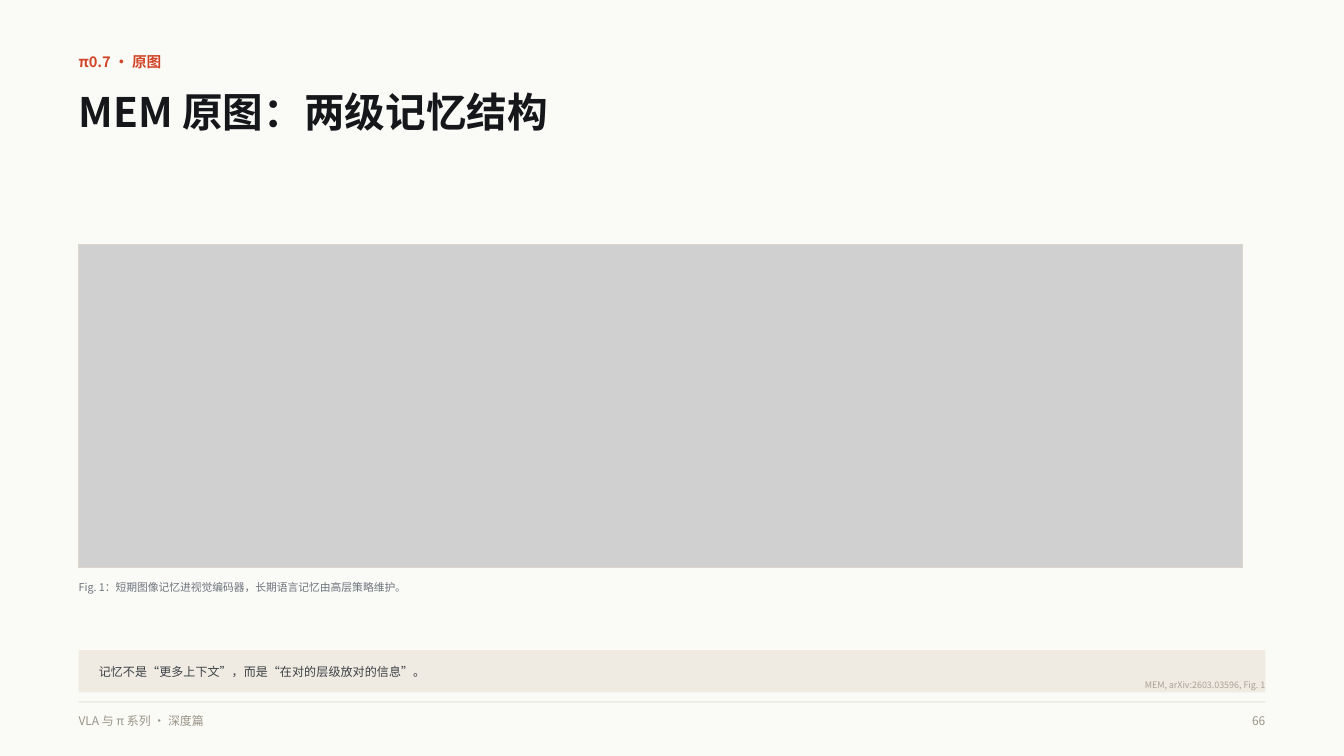
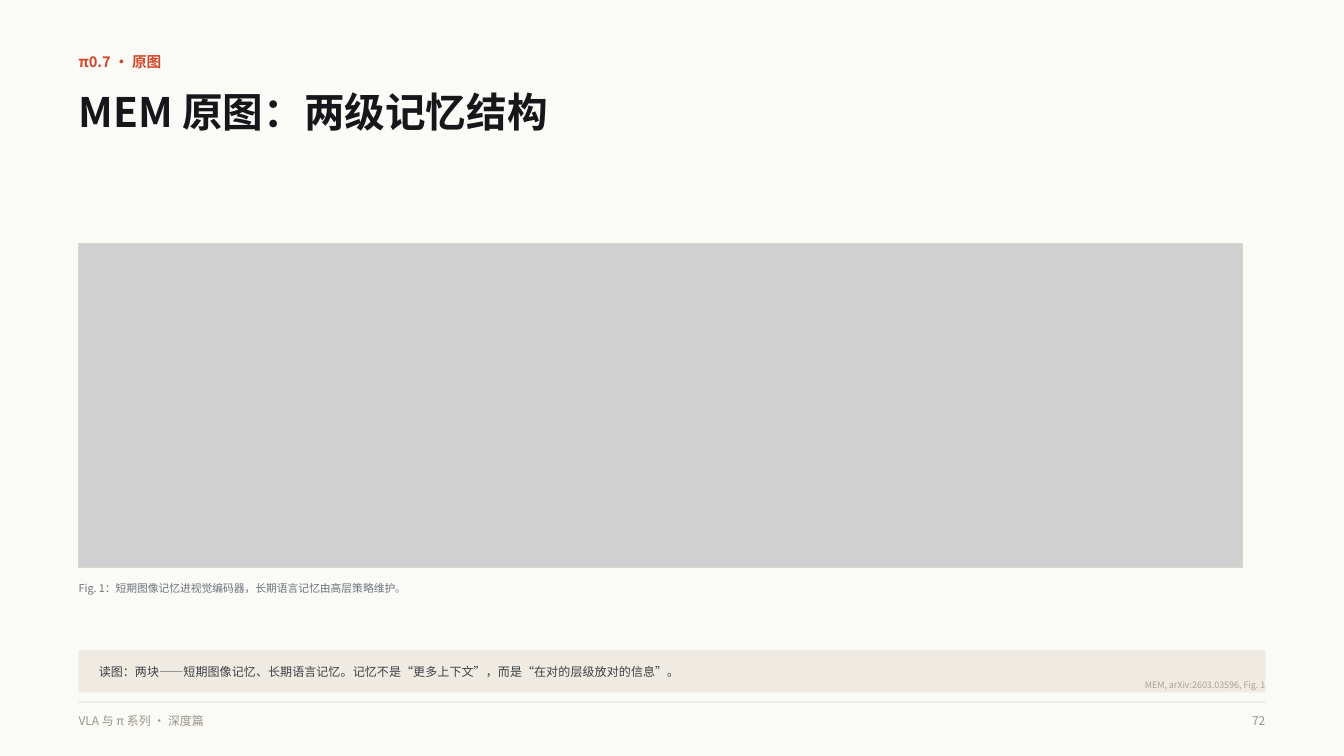
Before and after one commit to binbinao/ai-ppt-hub, a slide deck: slide 72 of decks/vla-pi-deep-dive/VLA与pi系列模型深度解析.pptx (slide 66 before the commit). Drawn at 1344x756 pixels with LibreOffice and Linux fonts; fonts in the diff are those of the drawing; grey boxes stand for pictures. Boxes give left, top, right and bottom in pixels: in the first picture for what was removed or moved away, otherwise in the second. Text is boxed around its words. In the diff, an @@ line names an element or a change of style, - is before the commit and + after.

```diff
--- a/decks/vla-pi-deep-dive/VLA与pi系列模型深度解析.pptx
+++ b/decks/vla-pi-deep-dive/VLA与pi系列模型深度解析.pptx
@@ text at box(99, 666, 679, 677): text changed @@
-记忆不是“更多上下文”，而是“在对的层级放对的信息”。
+读图：两块——短期图像记忆、长期语言记忆。记忆不是“更多上下文”，而是“在对的层级放对的信息”。
@@ text at box(1252, 716, 1265, 725): text changed @@
-66
+72
```
Also in this commit, not shown: 93 other slides changed, 11 slides added, 5 other files.
